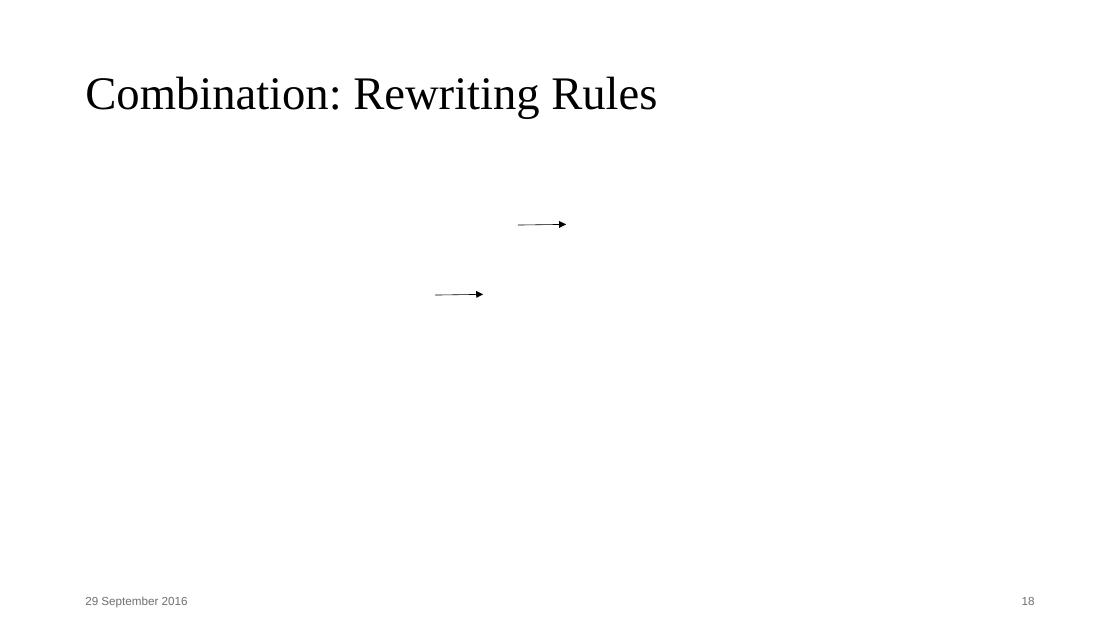
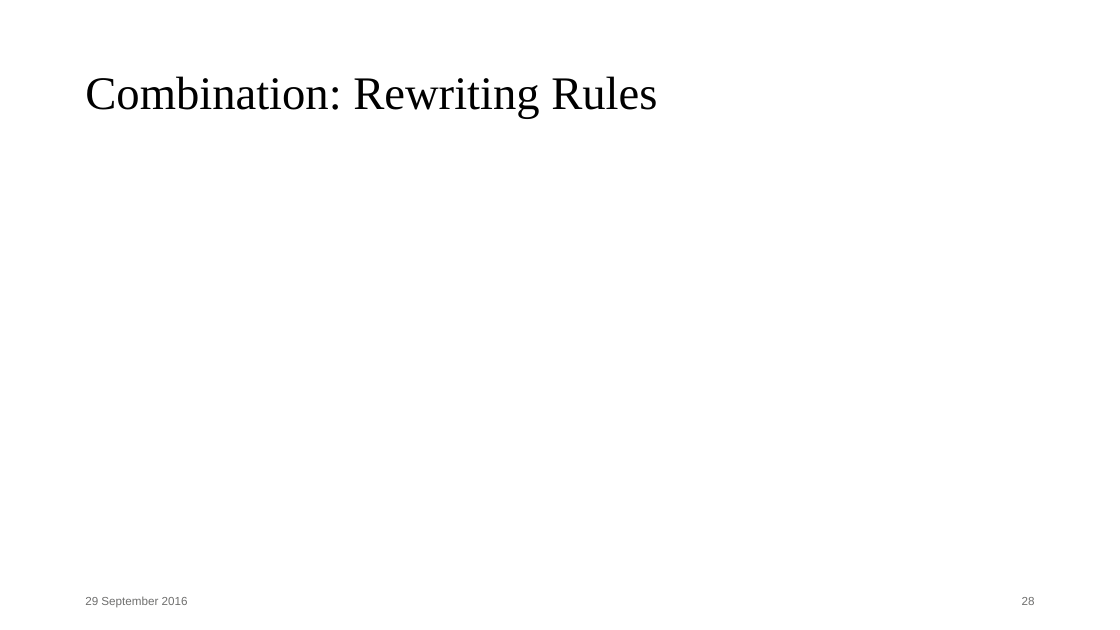
Before and after one commit to Aimenel/MT, a slide deck: slide 28 of presentations/Final Presentation/Final.pptx (slide 18 before the commit). Drawn at 1120x630 pixels with LibreOffice and Linux fonts; fonts in the diff are those of the drawing; grey boxes stand for pictures. Boxes give left, top, right and bottom in pixels: in the first picture for what was removed or moved away, otherwise in the second. Text is boxed around its words. In the diff, an @@ line names an element or a change of style, - is before the commit and + after.

```diff
--- a/presentations/Final Presentation/Final.pptx
+++ b/presentations/Final Presentation/Final.pptx
@@ arrow removed from (518, 225) to (566, 224) @@
@@ arrow removed from (435, 295) to (483, 294) @@
@@ page number at (1022,597,1035,605): text changed @@
-18
+28
```
Also in this commit, not shown: 12 other slides changed, 12 slides added.
